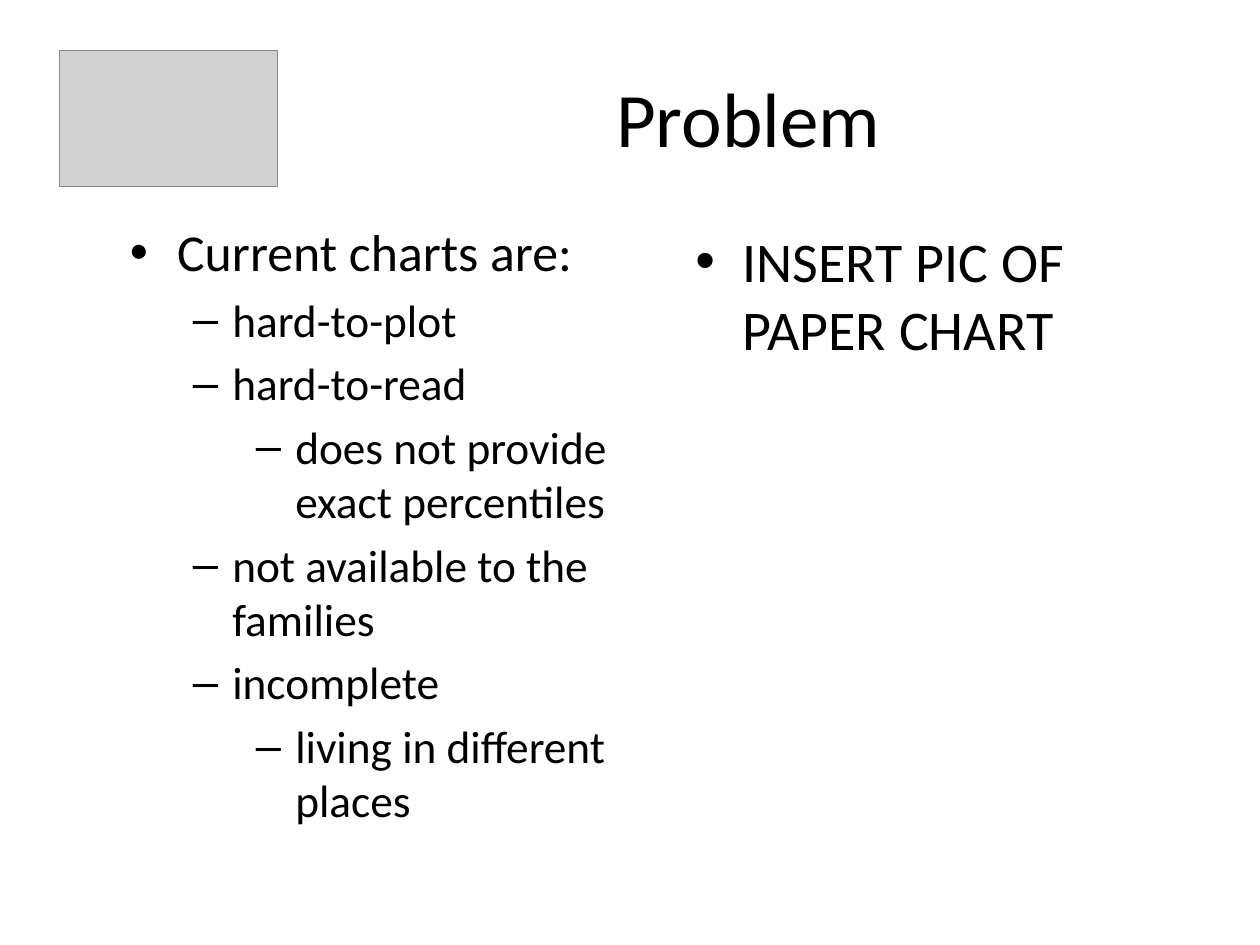
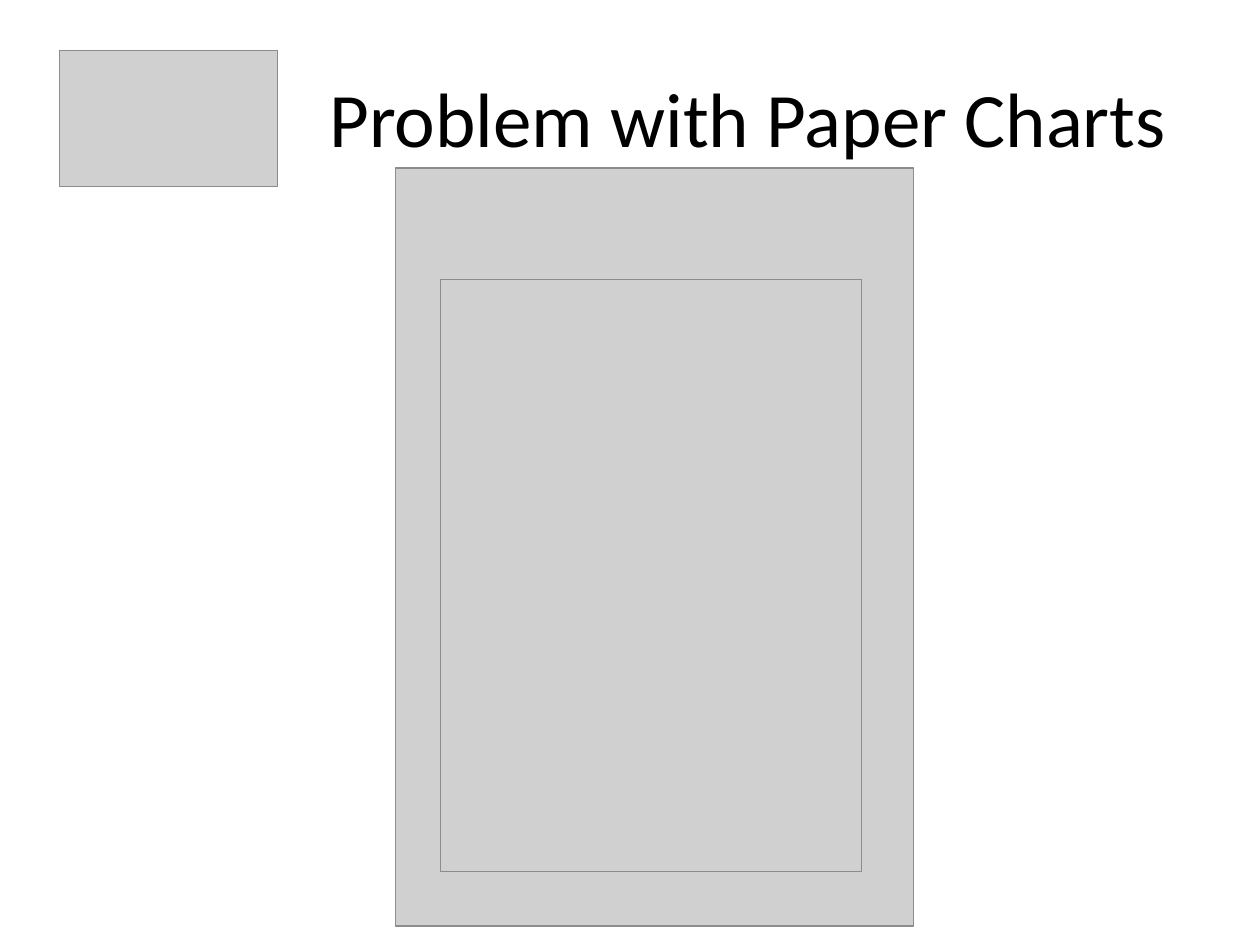
Before and after one commit to amanji/growthplot, a slide deck: slide 4 of PowerPoint Presentation/GrowthPlot_Presentation.pptx. Drawn at 1260x945 pixels with LibreOffice and Linux fonts; fonts in the diff are those of the drawing; grey boxes stand for pictures. Boxes give left, top, right and bottom in pixels: in the first picture for what was removed or moved away, otherwise in the second. Text is boxed around its words. In the diff, an @@ line names an element or a change of style, - is before the commit and + after.

Commit message:
made more changes to the powerpoint

```diff
--- a/PowerPoint Presentation/GrowthPlot_Presentation.pptx
+++ b/PowerPoint Presentation/GrowthPlot_Presentation.pptx
@@ title at (329,93,1166,160): text changed @@
-Problem
+Problem with Paper Charts
@@ picture added at (396,168,914,926) @@
@@ text removed at (177,235,607,825) @@
-• Current charts are:
-  – hard-to-plot
-  – hard-to-read
-    – does not provide exact percentiles
-  – not available to the families
-  – incomplete
-    – living in different places
@@ text removed at (743,245,1064,351) @@
-• INSERT PIC OF PAPER CHART
@@ picture added at (441,280,862,872) @@
```
Also in this commit, not shown: 2 other slides changed, 3 slides added, 3 slides removed.
